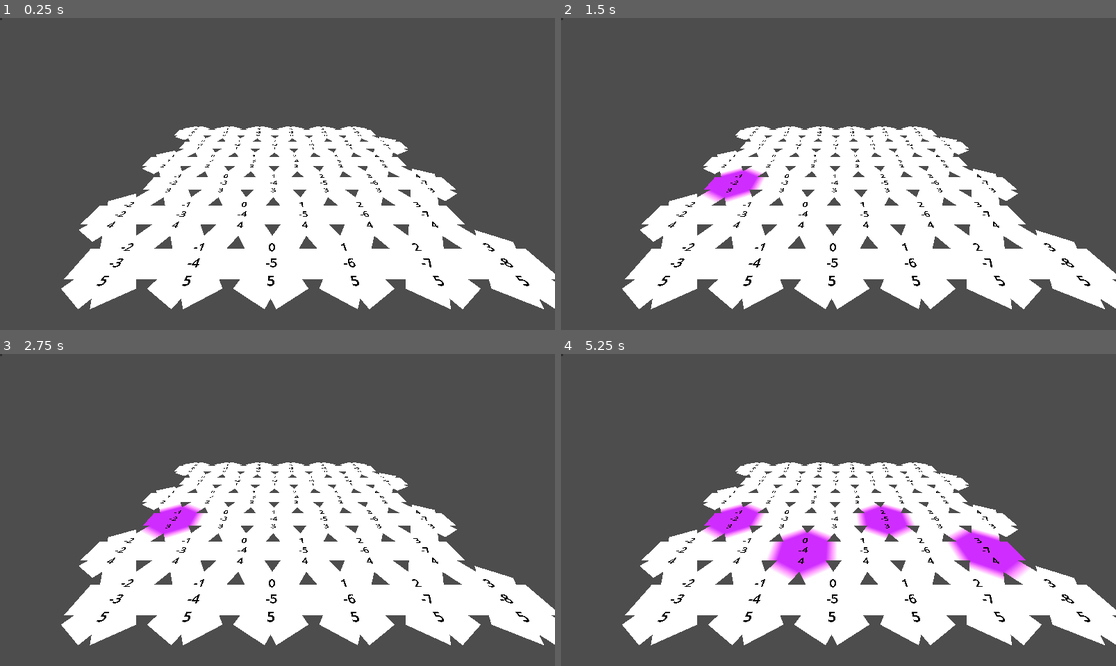
Above: before the commit, frames 1-4 (two rows, left to right).
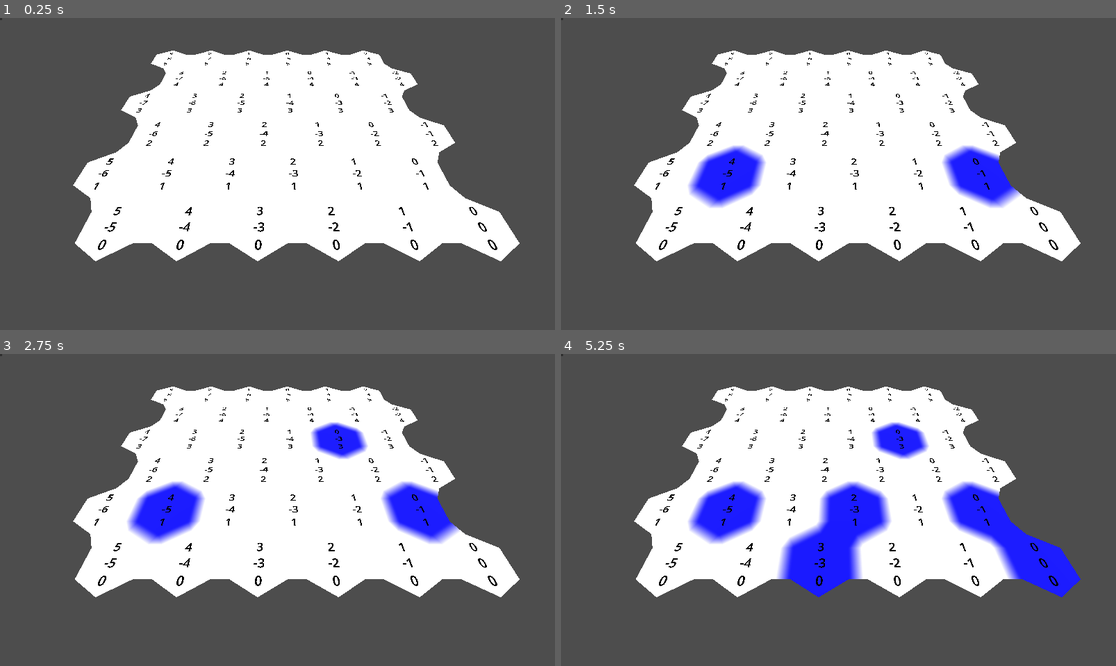
Above: after the commit, the same moments.

Repository: EricSmith3542/godot-hex-grid
Game: Godot game, scene res://node_3d.tscn
Same seed, same stepped clock (60 frames per second), same inputs: the game is played once before the commit and once after it.
Inputs (mouse positions are in pixels of both pictures, inside the frame that each line leads up to):
- Up to frame 1 (0.25 s): no input
- Up to frame 2 (1.5 s): tap Enter at 0.5 s; move the mouse to (960, 158) at 0.52 s; click (960, 158) at 0.67 s; tap Space at 1.25 s; move the mouse to (727, 189) at 1.27 s; click (727, 189) at 1.42 s
- Up to frame 3 (2.75 s): tap Enter at 2 s; move the mouse to (333, 441) at 2.02 s; click (333, 441) at 2.17 s
- Up to frame 4 (5.25 s): tap Space at 2.75, 4.25 s; move the mouse to (810, 572) at 2.77 s; click (810, 572) at 2.92 s; tap Enter at 3.5 s; move the mouse to (1005, 556) at 3.52 s; click (1005, 556) at 3.67 s; move the mouse to (672, 463) at 4.27 s; click (672, 463) at 4.42 s; move the mouse to (866, 510) at 5.02 s; click (866, 510) at 5.17 s

The runs differ from the first frame. In frame 1, 31% of the frame differs, in the area x 11-100%, y 10-94%; in frame 2, 33%; in frame 3, 33%; in frame 4, 40%.

Commit message:
Tutorial 2 complete: Cell color blending

Diff:
--- a/hex_cell.tscn
+++ b/hex_cell.tscn
@@ -3,6 +3,7 @@
 [ext_resource type="Script" uid="uid://dwjkansve1ko0" path="res://hex_cell.gd" id="1_osgc4"]
 
 [node name="HexCell" type="Node3D" unique_id=672226929]
+transform = Transform3D(-1, 0, 8.742278e-08, 0, 1, 0, -8.742278e-08, 0, -1, 0, 0, 0)
 script = ExtResource("1_osgc4")
 
 [node name="CoordinateLabel" type="Label3D" parent="." unique_id=896827806]
--- a/hex_grid.gd
+++ b/hex_grid.gd
@@ -13,6 +13,8 @@
 var cells : Array[HexCell] = []
 
 func _ready() -> void:
+	#get_viewport().debug_draw = Viewport.DEBUG_DRAW_WIREFRAME
+
 	var i = 0
 	for z in range(height):
 		for x in range(width):
--- a/hex_grid_editor.gd
+++ b/hex_grid_editor.gd
@@ -2,7 +2,8 @@
 
 signal cell_clicked(coordinates:HexCoordinates, color:Color)
 
-var color : Color = Color.PURPLE
+var left_color : Color = Color.BLUE
+var right_color : Color = Color.GREEN
 
 func _input(event: InputEvent) -> void:
 	if event is InputEventMouseButton:
@@ -10,8 +11,14 @@
 			var intersection_point = (get_viewport().get_camera_3d() as DebugCamera).get_position_collision_point(event.position)
 			if intersection_point:
 				var coordinates = HexCoordinates.from_position(intersection_point)
-				cell_clicked.emit(coordinates,color)
+				cell_clicked.emit(coordinates,left_color)
+				print("clicked coordinate " + str(HexCoordinates.from_position(intersection_point)))
+		elif event.button_index == MOUSE_BUTTON_RIGHT and event.pressed:
+			var intersection_point = (get_viewport().get_camera_3d() as DebugCamera).get_position_collision_point(event.position)
+			if intersection_point:
+				var coordinates = HexCoordinates.from_position(intersection_point)
+				cell_clicked.emit(coordinates,right_color)
 				print("clicked coordinate " + str(HexCoordinates.from_position(intersection_point)))
 
 func _on_color_changed(color: Color) -> void:
-	self.color = color
+	self.left_color = color
--- a/hex_mesh.gd
+++ b/hex_mesh.gd
@@ -28,6 +28,8 @@
 		triangulate_cell_in_direction(d, cell)
 
 func triangulate_cell_in_direction(direction:HexMetrics.HexDirection, cell:HexCell):
+
+	#Add a inner-triangle for the current cell in the given direction
 	var center:Vector3 = cell.position
 	var v1 = center + HexMetrics.first_solid_corner(direction)
 	var v2 = center + HexMetrics.second_solid_corner(direction)
@@ -35,26 +37,37 @@
 	add_triangle(center, v1, v2)
 	add_triangle_color(cell.color)
 
+	if direction <= HexMetrics.HexDirection.SE:
+		triangulate_connection(direction, cell, v1, v2)
+
+	##Fill in the triangle gaps
+	#add_triangle(v1, center + HexMetrics.first_corner(direction), v3)
+	#add_triangle_colors(cell.color, (cell.color + prev_neighbor.color + neighbor.color)/ 3.0, bridgeColor)
+	#add_triangle(v2, v4, center + HexMetrics.second_corner(direction))
+	#add_triangle_colors(cell.color, bridgeColor, (cell.color + next_neighbor.color + neighbor.color)/ 3.0)
+
+func triangulate_connection(direction:HexMetrics.HexDirection, cell:HexCell, v1:Vector3, v2:Vector3):
+	var neighbor = cell.get_neighbor(direction)
+	if !neighbor:
+		return
+
+	#Add quad that bridges the above triangle to the neighbor cell in the direction
 	var bridge = HexMetrics.get_bridge(direction)
 	var v3 = v1 + bridge
 	var v4 = v2 + bridge
 
 	add_quad(v1,v2,v3,v4)
+	add_quad_colors(cell.color,cell.color,neighbor.color,neighbor.color)
 
 #	TODO: Find a better null-coalescing approach for gdscript
-	var prev_neighbor = cell.get_neighbor(HexMetrics.previous_direction(direction))
-	var neighbor = cell.get_neighbor(direction)
 	var next_neighbor = cell.get_neighbor(HexMetrics.next_direction(direction))
-	prev_neighbor = prev_neighbor if prev_neighbor else cell
-	neighbor = neighbor if neighbor else cell
-	next_neighbor = next_neighbor if next_neighbor else cell
+	if direction <= HexMetrics.HexDirection.E and next_neighbor:
+		add_triangle(v2,v4,v2 + HexMetrics.get_bridge(HexMetrics.next_direction(direction)))
+		add_triangle_colors(cell.color, neighbor.color, next_neighbor.color)
 
-	add_quad_colors(
-		cell.color,
-		cell.color,
-		(cell.color + neighbor.color) * 0.5,
-		(cell.color + neighbor.color) * 0.5,
-	)
+
+
+
 
 func add_triangle(v1:Vector3, v2:Vector3, v3:Vector3):
 	var vertexIndex = vertices.size()
@@ -71,9 +84,9 @@
 	colors.append(color)
 
 func add_triangle_colors(c1:Color,c2:Color,c3:Color):
+	colors.append(c3)
+	colors.append(c2)
 	colors.append(c1)
-	colors.append(c2)
-	colors.append(c3)
 
 func add_quad(v1:Vector3, v2:Vector3, v3:Vector3, v4:Vector3):
 	var vertexIndex = vertices.size()
--- a/hex_mesh.tscn
+++ b/hex_mesh.tscn
@@ -3,9 +3,7 @@
 [ext_resource type="Script" uid="uid://bunl3lyudx3c6" path="res://hex_mesh.gd" id="1_3vvb2"]
 
 [sub_resource type="StandardMaterial3D" id="StandardMaterial3D_3vvb2"]
-shading_mode = 2
 vertex_color_use_as_albedo = true
-vertex_color_is_srgb = true
 
 [sub_resource type="ArrayMesh" id="ArrayMesh_3vvb2"]
 
--- a/hex_metrics.gd
+++ b/hex_metrics.gd
@@ -47,4 +47,4 @@
 	return CORNERS[int(direction)+1] * SOLID_FACTOR
 
 static func get_bridge(direction:HexDirection) -> Vector3:
-	return (CORNERS[int(direction)] + CORNERS[int(direction) + 1]) * 0.5 * BLEND_FACTOR
+	return (CORNERS[int(direction)] + CORNERS[int(direction) + 1]) * BLEND_FACTOR
--- a/node_3d.tscn
+++ b/node_3d.tscn
@@ -12,7 +12,7 @@
 [node name="HexGrid" parent="." unique_id=1881075025 instance=ExtResource("1_a202f")]
 
 [node name="DebugCamera" type="Camera3D" parent="." unique_id=929282788]
-transform = Transform3D(1, 0, 0, 0, 0.829613, 0.5583389, 0, -0.5583389, 0.829613, 44.632187, 41.946346, 101.66684)
+transform = Transform3D(-1, -2.5182775e-08, -1.0558821e-07, -1.0201855e-07, 0.5503496, 0.83493435, 3.708446e-08, 0.83493435, -0.5503496, 47.698074, 46.5174, -15.826576)
 script = ExtResource("2_noarx")
 metadata/_custom_type_script = "uid://b72b3t0garuiy"
 
